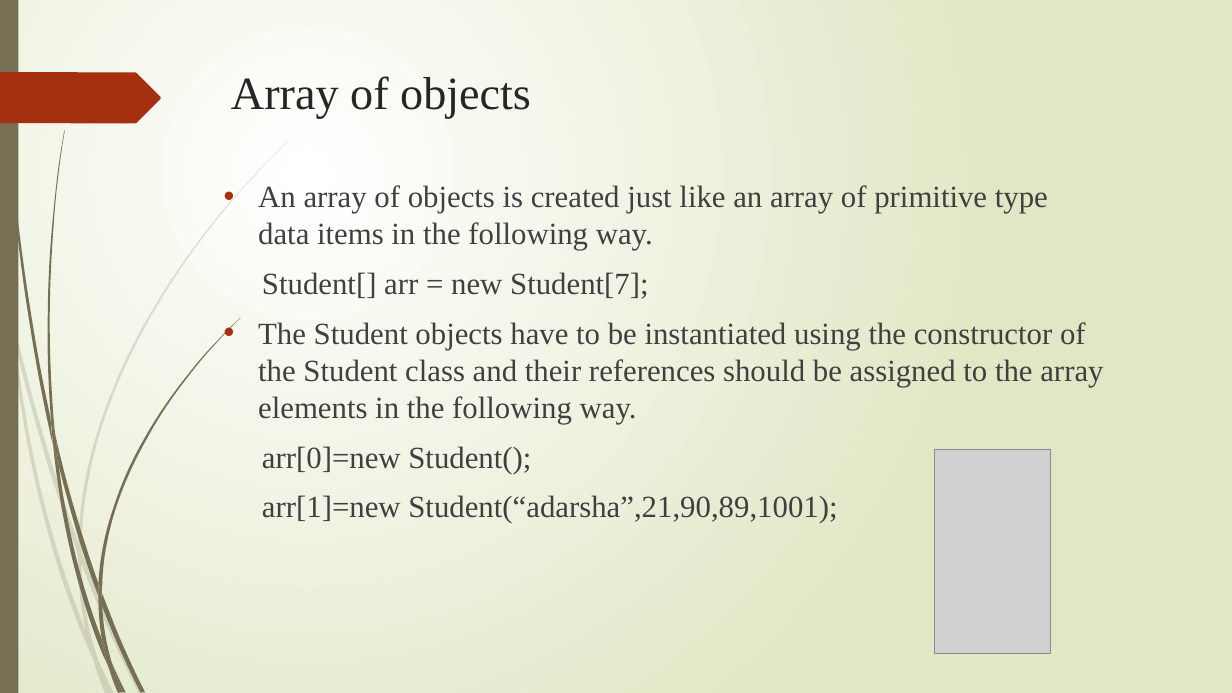
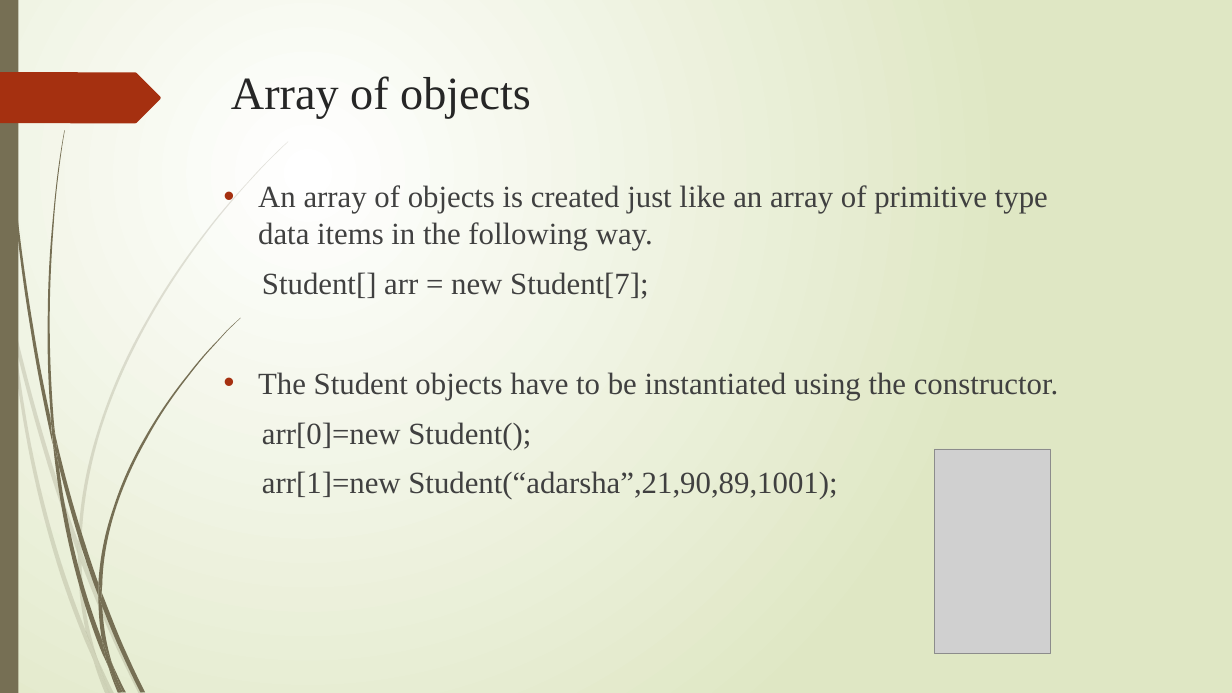
Before and after one commit to Adarsha-1/Group-6, a slide deck: slide 9 of arraysnew.pptx. Drawn at 1232x693 pixels with LibreOffice and Linux fonts; fonts in the diff are those of the drawing; grey boxes stand for pictures; background and template pictures are left out. Boxes give left, top, right and bottom in pixels: in the first picture for what was removed or moved away, otherwise in the second. Text is boxed around its words. In the diff, an @@ line names an element or a change of style, - is before the commit and + after.

```diff
--- a/arraysnew.pptx
+++ b/arraysnew.pptx
@@ text at [258, 372, 1059, 400]: text changed @@
-• The Student objects have to be instantiated using the constructor of the Student class and their references should be assigned to the array elements in the following way.
+• The Student objects have to be instantiated using the constructor.
```
Also in this commit, not shown: 5 other slides changed, 1 slide added.
